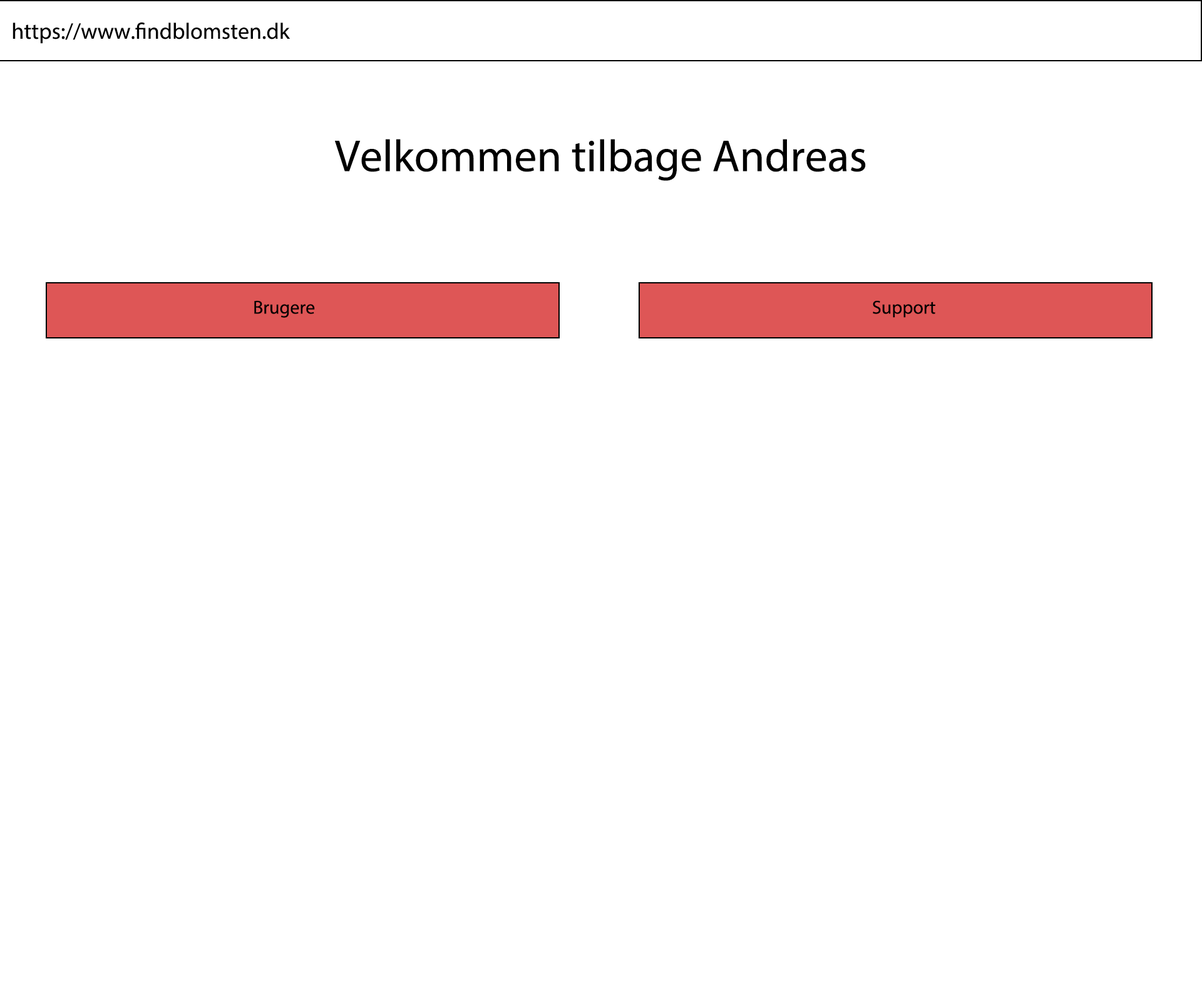
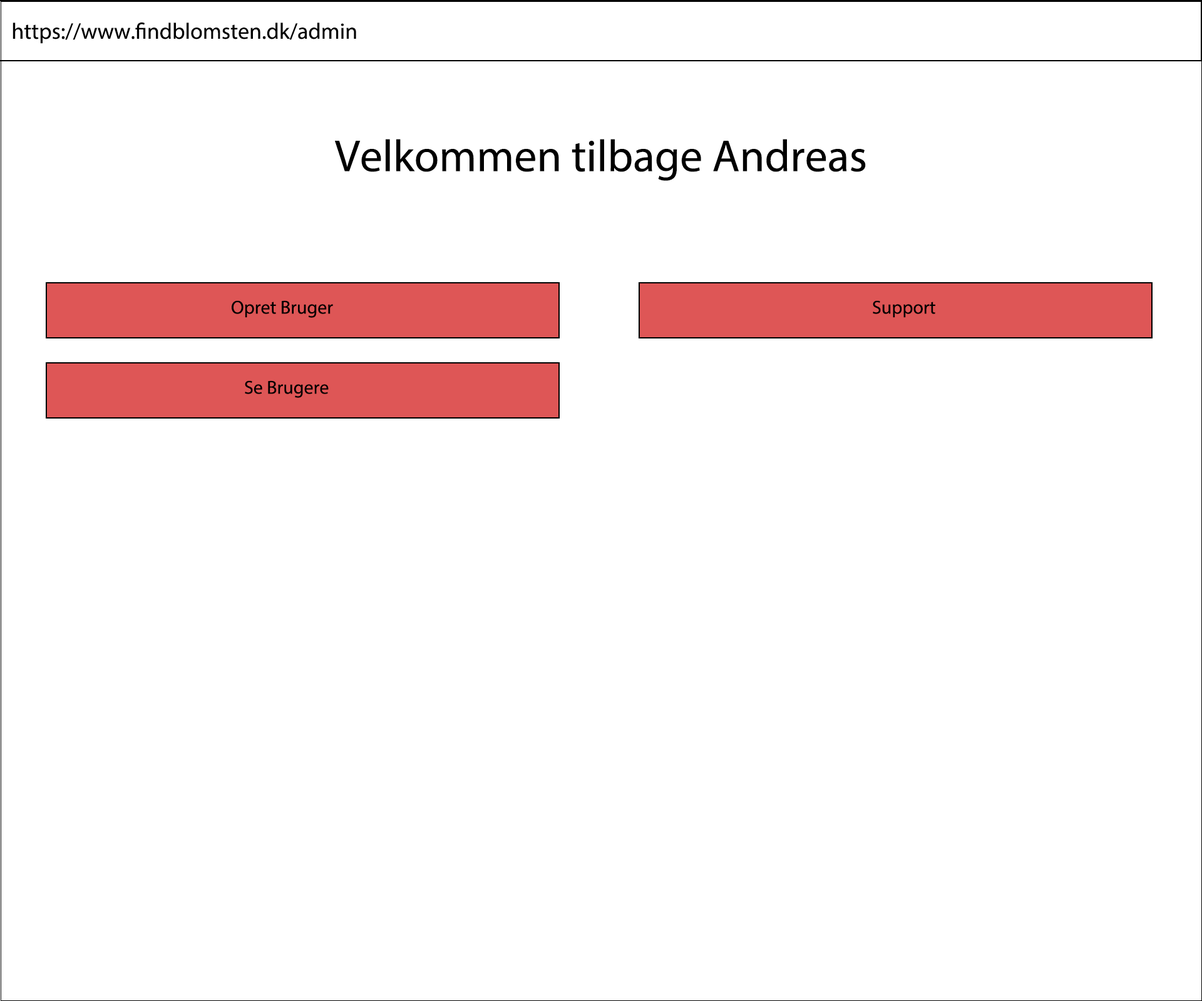
Layered file, before and after one edit (1202x1001). Changes by layer:
added layer "Rectangle 1" in group "Artboard 1" over [0,1,1202,1001]
renamed "https://www.findblomsten.dk" to "https://www.findblomsten.dk/admin", painted on it over [289,22,357,41]
added layer "Se Brugere" in group "Body" over [244,380,329,399]
added layer "Brugere Kasse" (1st of 2, in "Artboard 1" › "Body") in group "Body" over [45,362,560,419]
renamed "Brugere" to "Opret Bruger", painted on it over [231,300,333,318]
